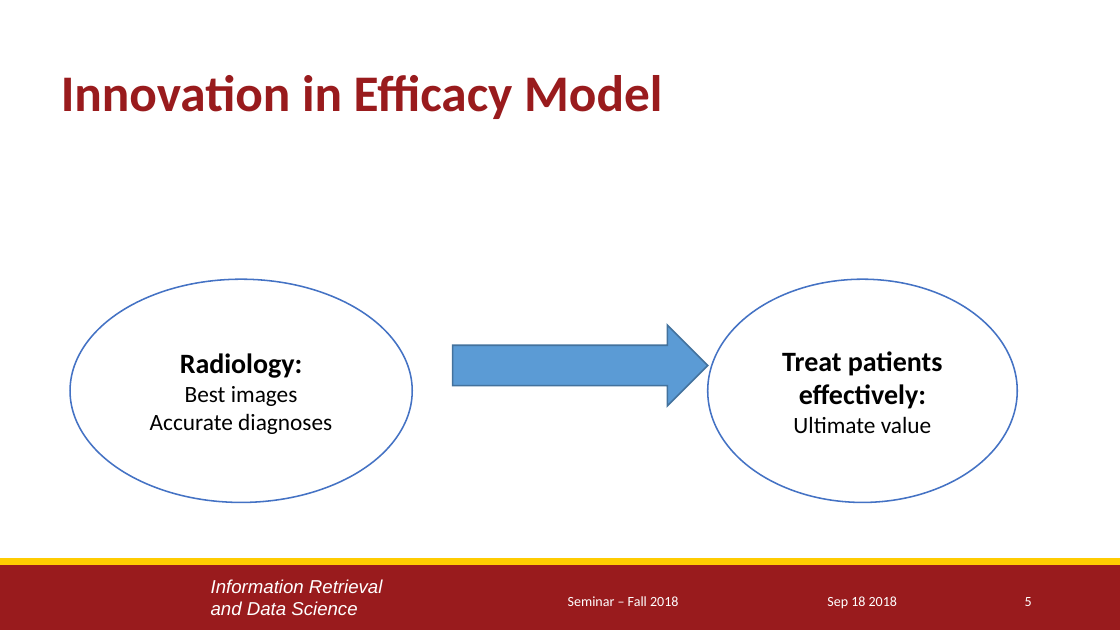
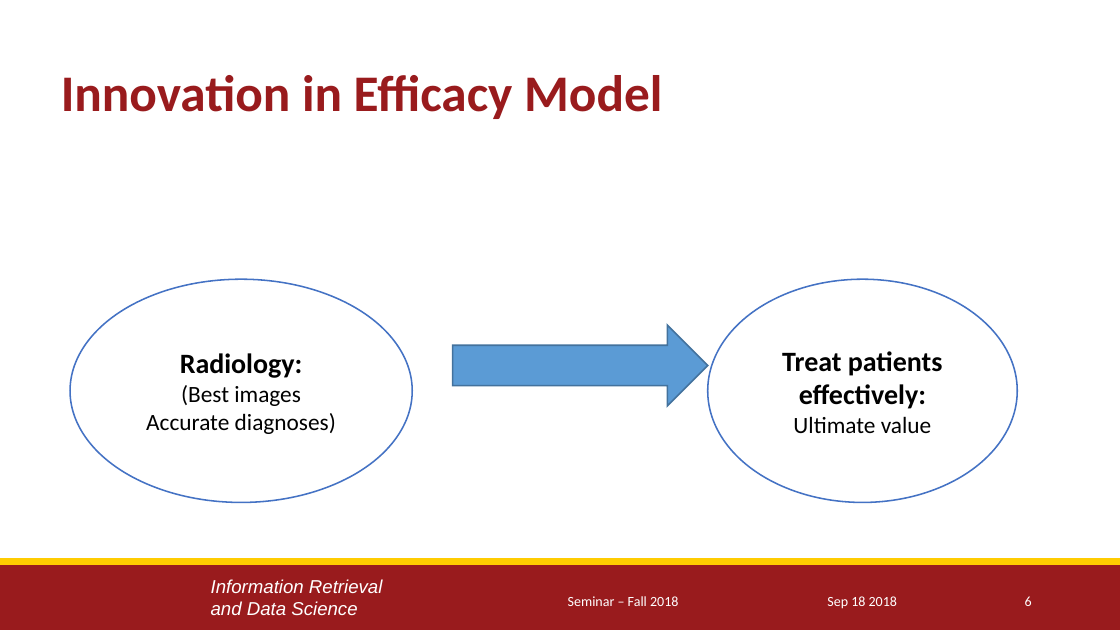
Before and after one commit to yuesOctober/survey, a slide deck: slide 6 of Presentation_1.pptx (slide 5 before the commit). Drawn at 1120x630 pixels with LibreOffice and Linux fonts; fonts in the diff are those of the drawing; background and template pictures are left out. Boxes give left, top, right and bottom in pixels: in the first picture for what was removed or moved away, otherwise in the second. Text is boxed around its words. In the diff, an @@ line names an element or a change of style, - is before the commit and + after.

```diff
--- a/Presentation_1.pptx
+++ b/Presentation_1.pptx
@@ text in ellipse at [146, 385, 336, 434]: text changed @@
-Best images
-Accurate diagnoses
+(Best images
+Accurate diagnoses)
@@ page number at [1025, 596, 1032, 606]: text changed @@
-5
+6
```
Also in this commit, not shown: 8 other slides changed, 2 slides added.
